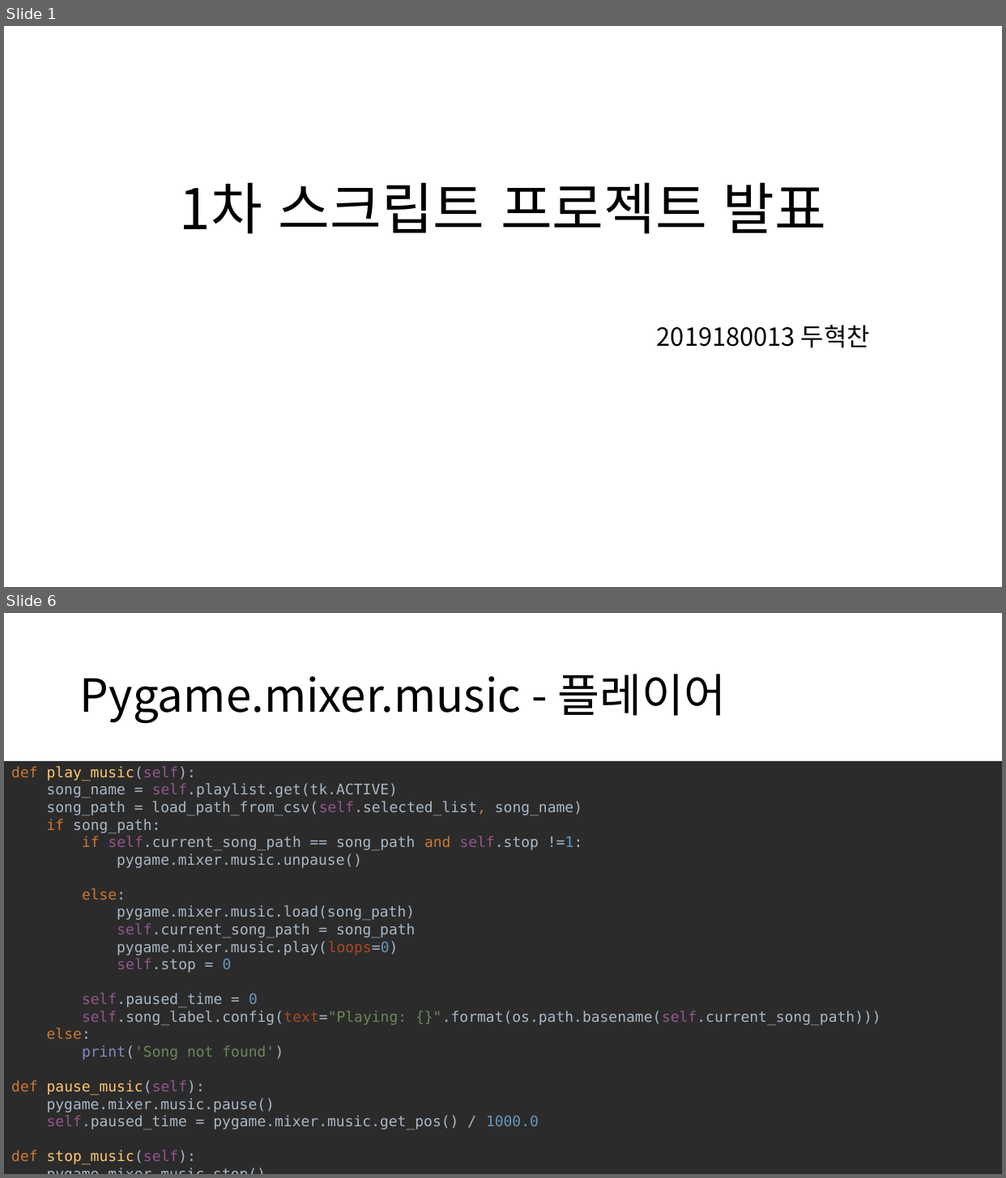
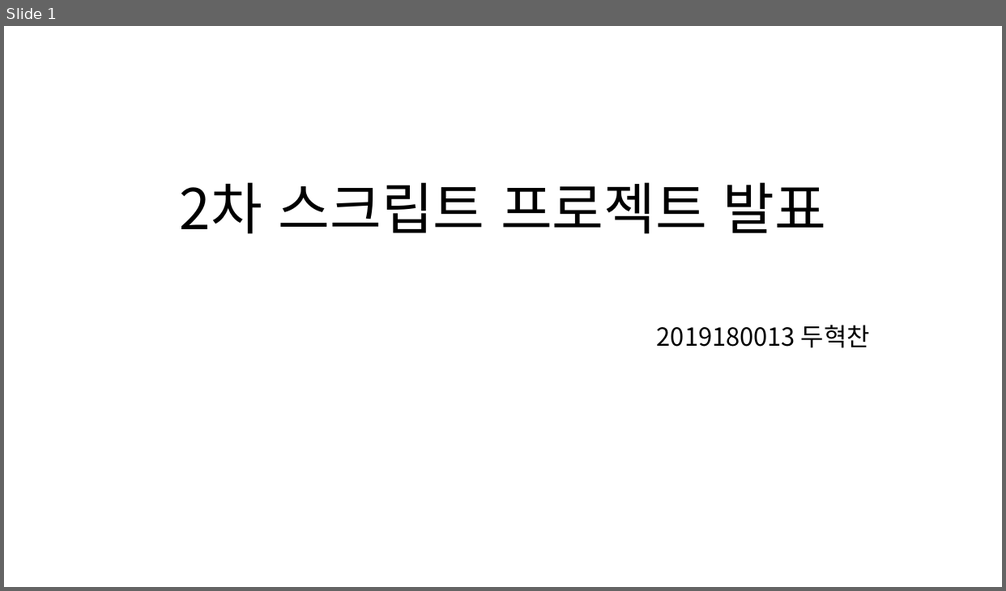
Before and after one commit to dhc518/Script2023, a slide deck: project/music_player/스크립트 프로젝트 발표자료.pptx. Shown one above the other, each under a label of ours: slides 1 and 6 before the commit, slide 1 after it; the slides between them are not shown. The pictures are 1006x1178 and 1006x591 pixels, drawn with LibreOffice and Linux fonts; fonts in the diff are those of the drawing. Boxes give left, top, right and bottom in pixels: in the first picture for what was removed or moved away, otherwise in the second. Text is boxed around its words. In the diff, an @@ line names an element or a change of style, - is before the commit and + after.

```diff
--- a/project/music_player/스크립트 프로젝트 발표자료.pptx
+++ b/project/music_player/스크립트 프로젝트 발표자료.pptx
@@ slide 6 removed at (4,613,1002,1174), background #FFFFFF @@
@@ title removed at (80,674,727,723) @@
-Pygame.mixer.music - 플레이어
@@ text removed at (4,757,1002,1174) @@
-def play_music(self):
-song_name = self.playlist.get(tk.ACTIVE)
-song_path = load_path_from_csv(self.selected_list, song_name)
-if song_path:
-if self.current_song_path == song_path and self.stop !=1:
-pygame.mixer.music.unpause()
-else:
-pygame.mixer.music.load(song_path)
-self.current_song_path = song_path
-pygame.mixer.music.play(loops=0)
-self.stop = 0
-self.paused_time = 0
-self.song_label.config(text="Playing: {}".format(os.path.basename(self.current_song_path)))
-else:
-print('Song not found')
-def pause_music(self):
-pygame.mixer.music.pause()
-self.paused_time = pygame.mixer.music.get_pos() / 1000.0
-def stop_music(self):
-pygame.mixer.music.stop()
-self.stop = 1
@@ slide 1 changed as well @@
@@ title at (180,182,826,234): text changed @@
-1차 스크립트 프로젝트 발표
+2차 스크립트 프로젝트 발표
```
Also in this commit, not shown: 2 other slides changed, 4 slides added, 3 other slides removed, 9 other files.
